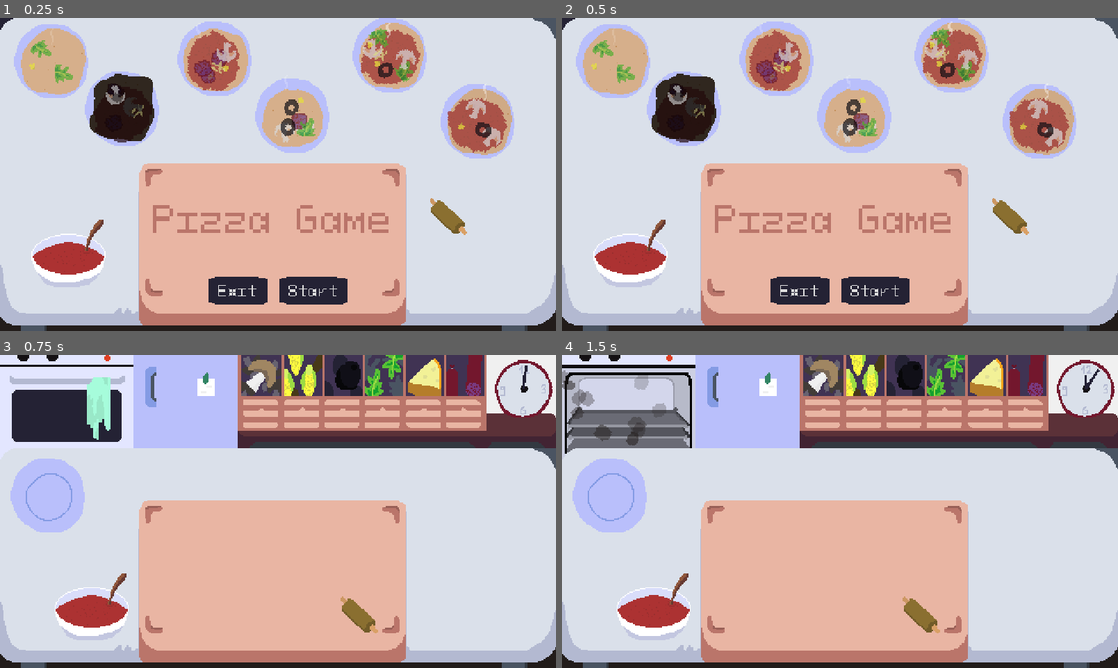
Above: before the commit, frames 1-4 (two rows, left to right).
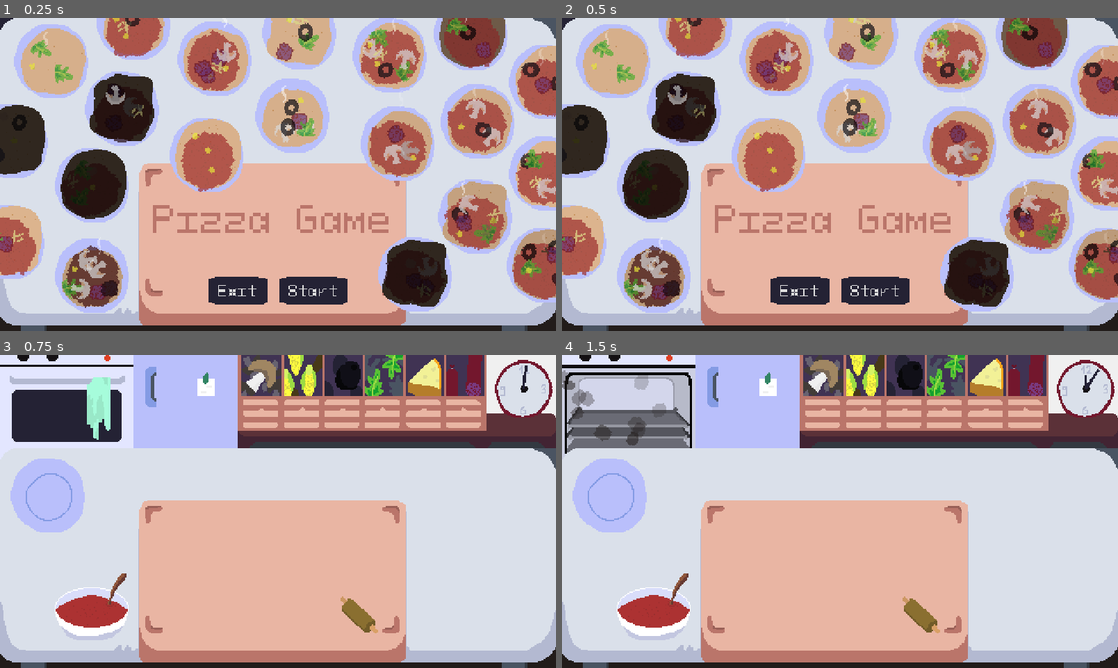
Above: after the commit, the same moments.

Repository: martindzejky/pizza-game
Game: Godot game, scene res://scenes/start.tscn
The game is run twice, just before and just after one commit, with the same random seed, the same clock (stepped at 60 frames per second) and the same inputs.
Inputs (mouse positions are in pixels of both pictures, inside the frame that each line leads up to):
- Up to frame 1 (0.25 s): no input
- Up to frame 2 (0.5 s): no input
- Up to frame 3 (0.75 s): click "Start" at 0.5 s
- Up to frame 4 (1.5 s): tap Enter at 1.25 s; move the mouse to (628, 401) at 1.27 s; click (628, 401) at 1.42 s

The runs differ from the first frame. In frame 1, 30% of the frame differs, in the area x 0-100%, y 0-95%; in frame 2, 30%; in frame 3, nothing differs; in frame 4, nothing differs.

Commit message:
more pizzas in the start menu

Diff:
--- a/scenes/start.tscn
+++ b/scenes/start.tscn
@@ -1,10 +1,8 @@
-[gd_scene load_steps=7 format=3 uid="uid://bbae4y17js5x4"]
+[gd_scene load_steps=5 format=3 uid="uid://bbae4y17js5x4"]
 
 [ext_resource type="Script" path="res://ui/start-btn.gd" id="1_iqrhl"]
 [ext_resource type="Texture2D" uid="uid://cvfyhejdairpv" path="res://sprites/menu-table.png" id="1_r3pgb"]
 [ext_resource type="Script" path="res://ui/exit-btn.gd" id="2_0d7lr"]
-[ext_resource type="Texture2D" uid="uid://fo0fntv5ipk1" path="res://sprites/dough-tool.png" id="2_g0yhm"]
-[ext_resource type="Texture2D" uid="uid://cncb4bnbw0vn6" path="res://sprites/tomato-spoon.png" id="3_nnwf1"]
 [ext_resource type="PackedScene" uid="uid://d35u0kau47rjb" path="res://objects/generated-pizza/generated-pizza.tscn" id="4_cooha"]
 
 [node name="start" type="Node"]
@@ -12,14 +10,6 @@
 [node name="background" type="Sprite2D" parent="."]
 texture = ExtResource("1_r3pgb")
 centered = false
-
-[node name="dough-tool" type="Sprite2D" parent="background"]
-position = Vector2(387, 171)
-texture = ExtResource("2_g0yhm")
-
-[node name="tomato" type="Sprite2D" parent="background"]
-position = Vector2(59, 202)
-texture = ExtResource("3_nnwf1")
 
 [node name="pizzas" type="Node2D" parent="."]
 
@@ -40,6 +30,48 @@
 
 [node name="generated-pizza6" parent="pizzas" instance=ExtResource("4_cooha")]
 position = Vector2(412, 89)
+
+[node name="generated-pizza7" parent="pizzas" instance=ExtResource("4_cooha")]
+position = Vector2(343, 108)
+
+[node name="generated-pizza8" parent="pizzas" instance=ExtResource("4_cooha")]
+position = Vector2(258, 12)
+
+[node name="generated-pizza9" parent="pizzas" instance=ExtResource("4_cooha")]
+position = Vector2(406, 13)
+
+[node name="generated-pizza10" parent="pizzas" instance=ExtResource("4_cooha")]
+position = Vector2(471, 55)
+
+[node name="generated-pizza11" parent="pizzas" instance=ExtResource("4_cooha")]
+position = Vector2(471, 134)
+
+[node name="generated-pizza12" parent="pizzas" instance=ExtResource("4_cooha")]
+position = Vector2(410, 171)
+
+[node name="generated-pizza13" parent="pizzas" instance=ExtResource("4_cooha")]
+position = Vector2(469, 213)
+
+[node name="generated-pizza14" parent="pizzas" instance=ExtResource("4_cooha")]
+position = Vector2(358, 221)
+
+[node name="generated-pizza15" parent="pizzas" instance=ExtResource("4_cooha")]
+position = Vector2(178, 118)
+
+[node name="generated-pizza16" parent="pizzas" instance=ExtResource("4_cooha")]
+position = Vector2(115, 4)
+
+[node name="generated-pizza17" parent="pizzas" instance=ExtResource("4_cooha")]
+position = Vector2(9, 106)
+
+[node name="generated-pizza18" parent="pizzas" instance=ExtResource("4_cooha")]
+position = Vector2(79, 144)
+
+[node name="generated-pizza19" parent="pizzas" instance=ExtResource("4_cooha")]
+position = Vector2(6, 193)
+
+[node name="generated-pizza20" parent="pizzas" instance=ExtResource("4_cooha")]
+position = Vector2(79, 222)
 
 [node name="ui" type="Control" parent="."]
 layout_mode = 3
